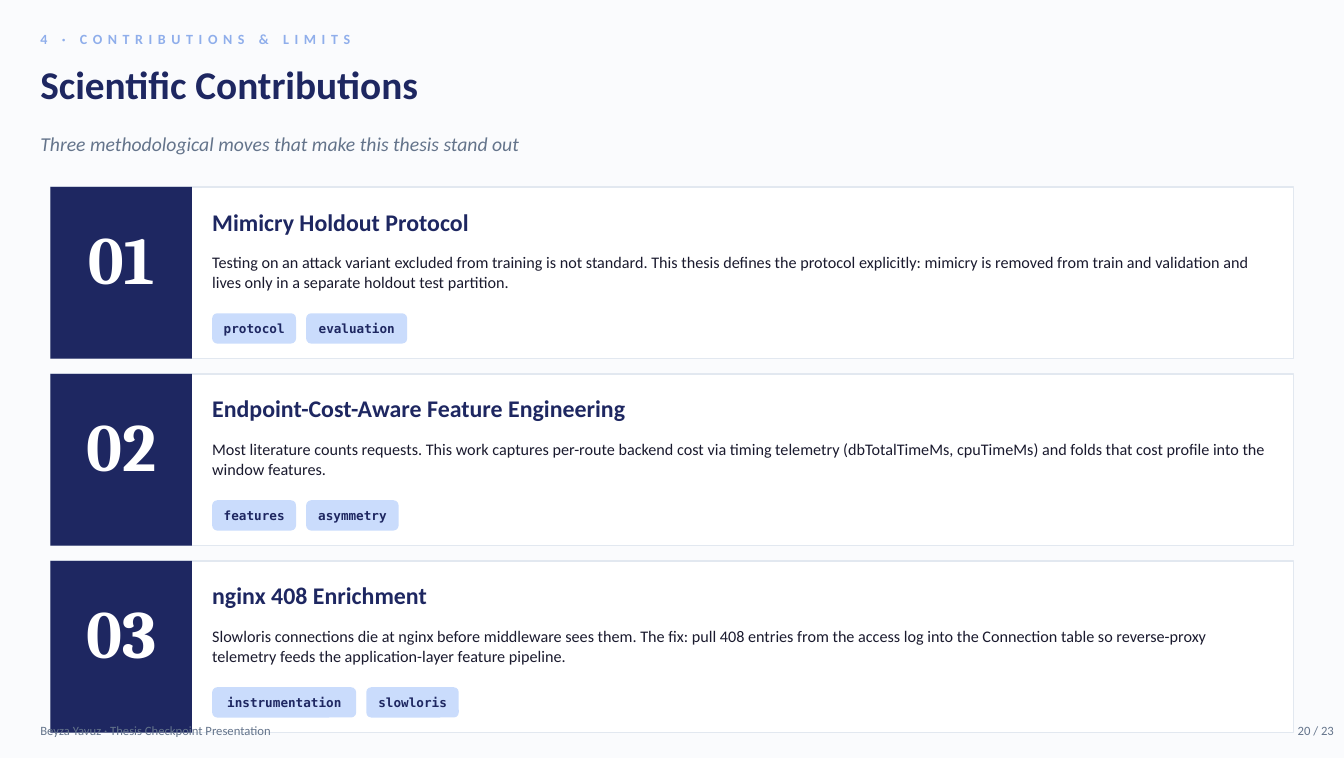
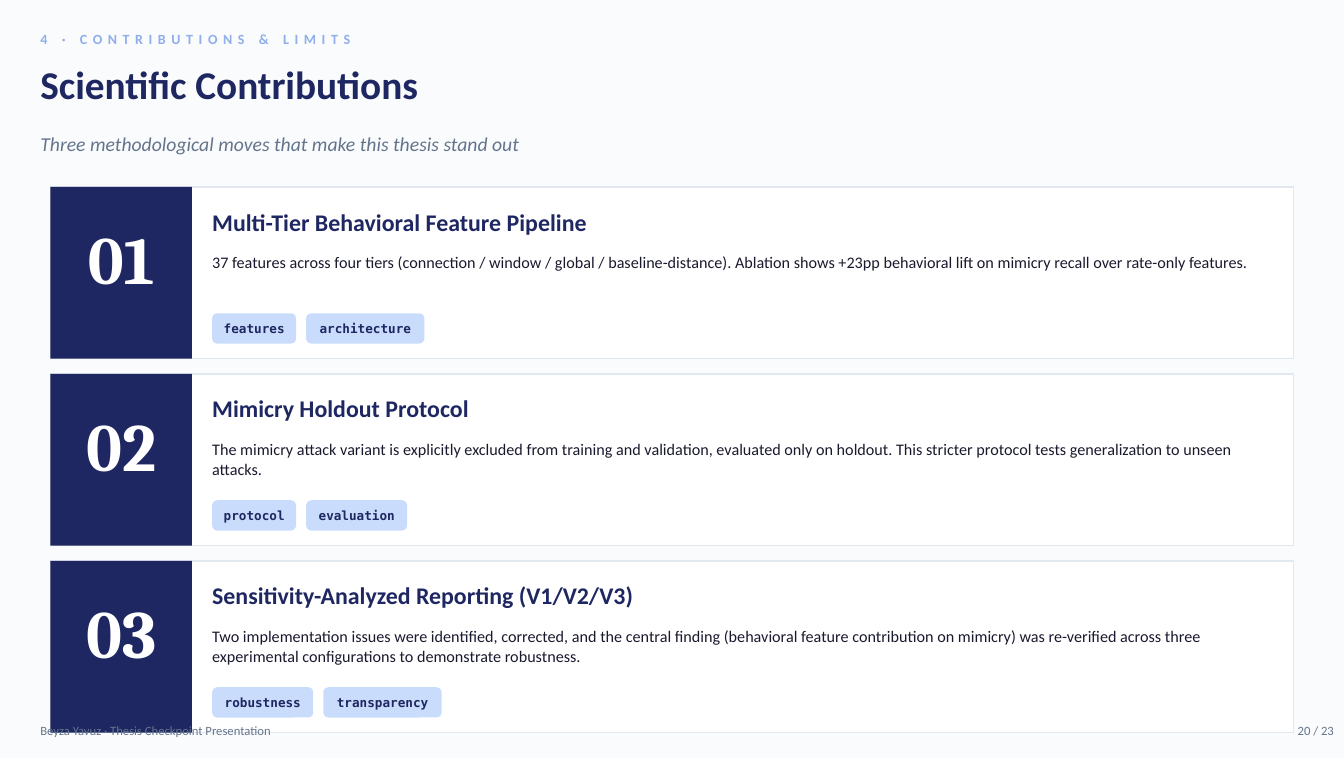
Before and after one commit to beyyzayyavuz/auth-nest-01, a slide deck: slide 20 of Thesis_Checkpoint_Presentation.pptx. Drawn at 1344x758 pixels with LibreOffice and Linux fonts; fonts in the diff are those of the drawing. Boxes give left, top, right and bottom in pixels: in the first picture for what was removed or moved away, otherwise in the second. Text is boxed around its words. In the diff, an @@ line names an element or a change of style, - is before the commit and + after.

```diff
--- a/Thesis_Checkpoint_Presentation.pptx
+++ b/Thesis_Checkpoint_Presentation.pptx
@@ text at (x1=212, y1=214, x2=587, y2=235): text changed @@
-Mimicry Holdout Protocol
+Multi-Tier Behavioral Feature Pipeline
@@ text at (x1=212, y1=256, x2=1247, y2=271): text changed @@
-Testing on an attack variant excluded from training is not standard. This thesis defines the protocol explicitly: mimicry is removed from train and validation and lives only in a separate holdout test partition.
+37 features across four tiers (connection / window / global / baseline-distance). Ablation shows +23pp behavioral lift on mimicry recall over rate-only features.
@@ text at (x1=224, y1=323, x2=285, y2=333): text changed @@
-protocol
+features
@@ rounded rectangle resized from (x1=306, y1=313, x2=407, y2=344) to (x1=306, y1=313, x2=424, y2=344) @@
@@ text at (x1=320, y1=323, x2=411, y2=333): text changed @@
-evaluation
+architecture
@@ text at (x1=212, y1=400, x2=468, y2=421): text changed @@
-Endpoint-Cost-Aware Feature Engineering
+Mimicry Holdout Protocol
@@ text at (x1=212, y1=443, x2=1231, y2=475): text changed @@
-Most literature counts requests. This work captures per-route backend cost via timing telemetry (dbTotalTimeMs, cpuTimeMs) and folds that cost profile into the window features.
+The mimicry attack variant is explicitly excluded from training and validation, evaluated only on holdout. This stricter protocol tests generalization to unseen attacks.
@@ rounded rectangle resized from (x1=306, y1=500, x2=399, y2=531) to (x1=306, y1=500, x2=407, y2=531) @@
@@ text at (x1=224, y1=510, x2=285, y2=523): text changed @@
-features
+protocol
@@ text at (x1=319, y1=510, x2=395, y2=520): text changed @@
-asymmetry
+evaluation
@@ text at (x1=212, y1=586, x2=633, y2=608): text changed @@
-nginx 408 Enrichment
+Sensitivity-Analyzed Reporting (V1/V2/V3)
@@ text at (x1=212, y1=630, x2=1200, y2=665): text changed @@
-Slowloris connections die at nginx before middleware sees them. The fix: pull 408 entries from the access log into the Connection table so reverse-proxy telemetry feeds the application-layer feature pipeline.
+Two implementation issues were identified, corrected, and the central finding (behavioral feature contribution on mimicry) was re-verified across three experimental configurations to demonstrate robustness.
@@ rounded rectangle resized from (x1=212, y1=687, x2=357, y2=717) to (x1=212, y1=687, x2=313, y2=717) @@
@@ rounded rectangle resized from (x1=366, y1=687, x2=459, y2=717) to (x1=323, y1=687, x2=442, y2=717) @@
@@ text at (x1=225, y1=697, x2=301, y2=707): text changed @@
-instrumentation
+robustness
@@ text at (x1=337, y1=698, x2=428, y2=710): text changed @@
-slowloris
+transparency
```
Also in this commit, not shown: 17 other slides changed, 1 other file.
